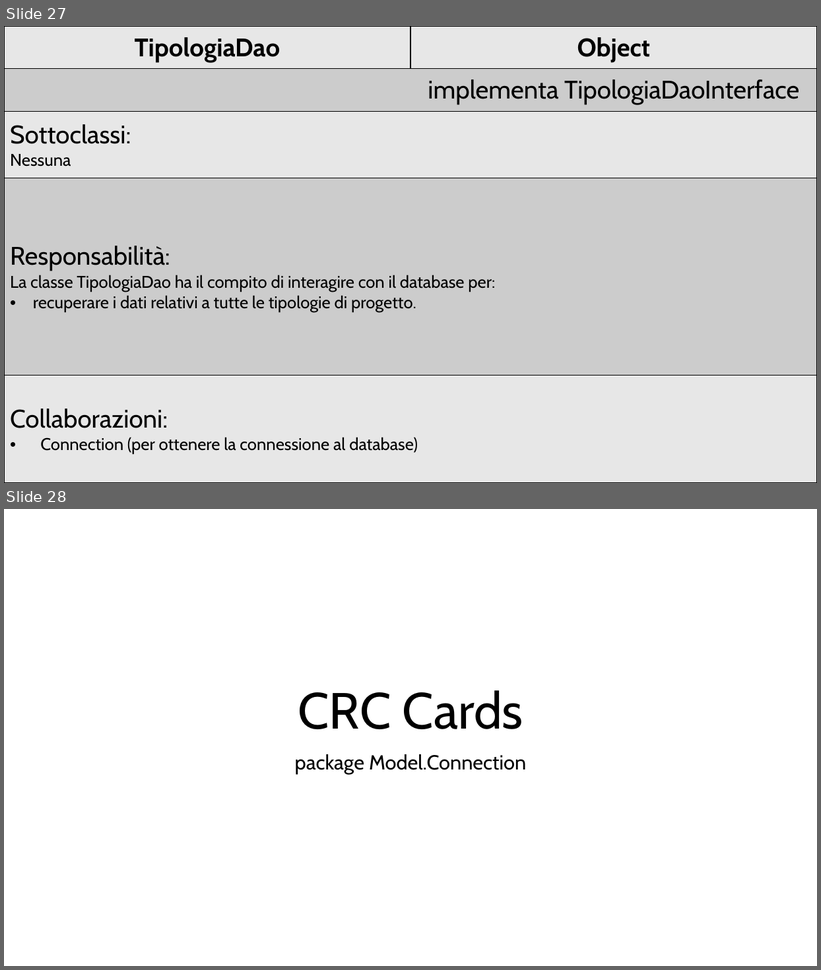
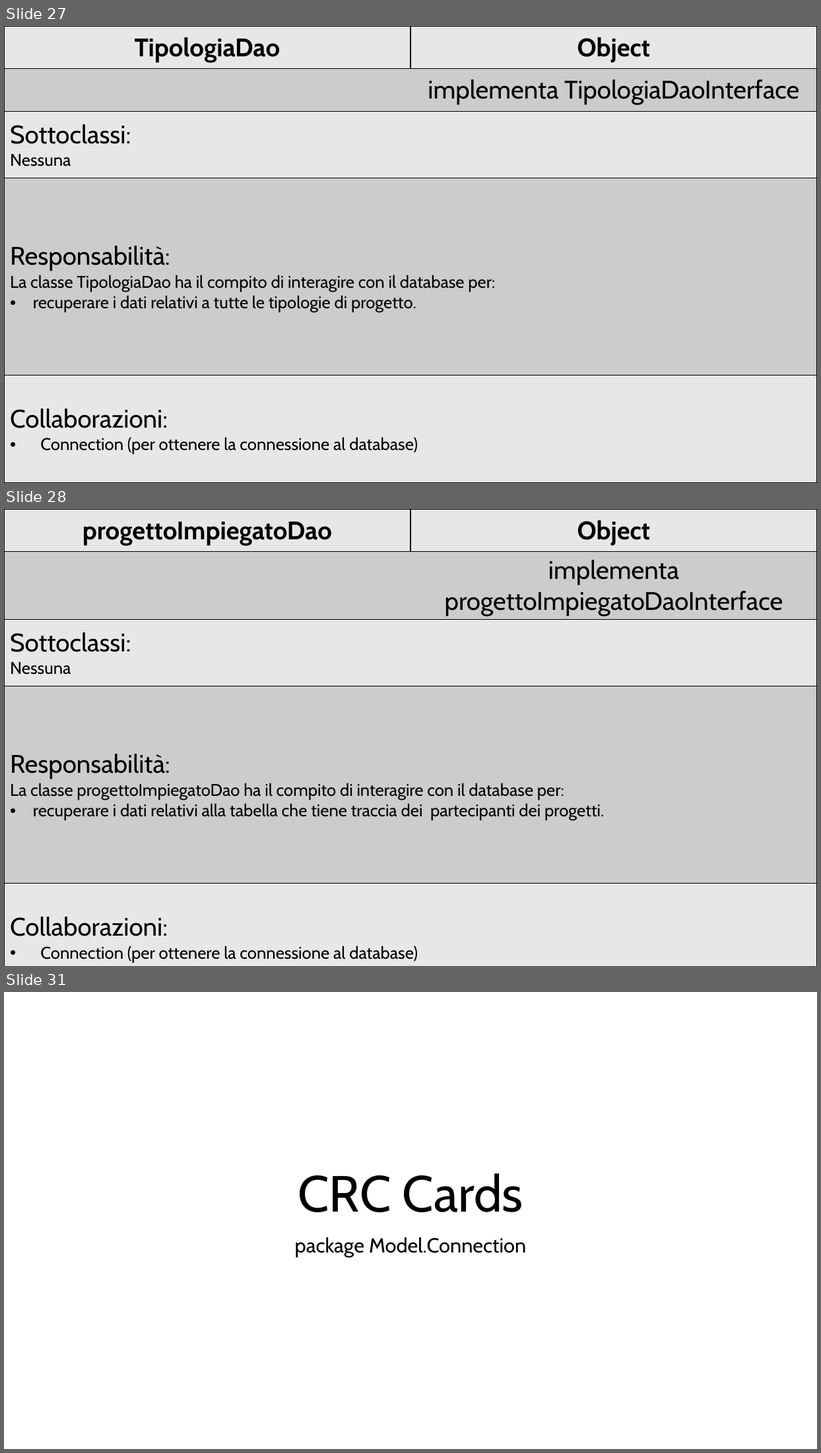
Before and after one commit to FulmineGiallo/progetto, a slide deck: CRC Cards.pptx. Shown one above the other, each under a label of ours: slides 27 and 28 before the commit, slides 27, 28 and 31 after it; the slides between them are not shown. The pictures are 821x970 and 821x1453 pixels, drawn with LibreOffice and Linux fonts; fonts in the diff are those of the drawing. Boxes give left, top, right and bottom in pixels: in the first picture for what was removed or moved away, otherwise in the second. Text is boxed around its words. In the diff, an @@ line names an element or a change of style, - is before the commit and + after.

```diff
--- a/CRC Cards.pptx
+++ b/CRC Cards.pptx
@@ slide 28 added at [4,509,817,966], background #FFFFFF @@
@@ table added at [4,509,817,966], 5 rows, 2 columns @@
+progettoImpiegatoDao | Object
+ | implementa progettoImpiegatoDaoInterface
+Sottoclassi: / Nessuna | 
+Responsabilità: / La classe progettoImpiegatoDao ha il compito di interagire con il database per: / recuperare i dati relativi alla tabella che tiene traccia dei partecipanti dei progetti. | 
+Collaborazioni: / Connection (per ottenere la connessione al database) | 
@@ what was slide 28 is now slide 31 @@
```
Also in this commit, not shown: 45 other slides added.
